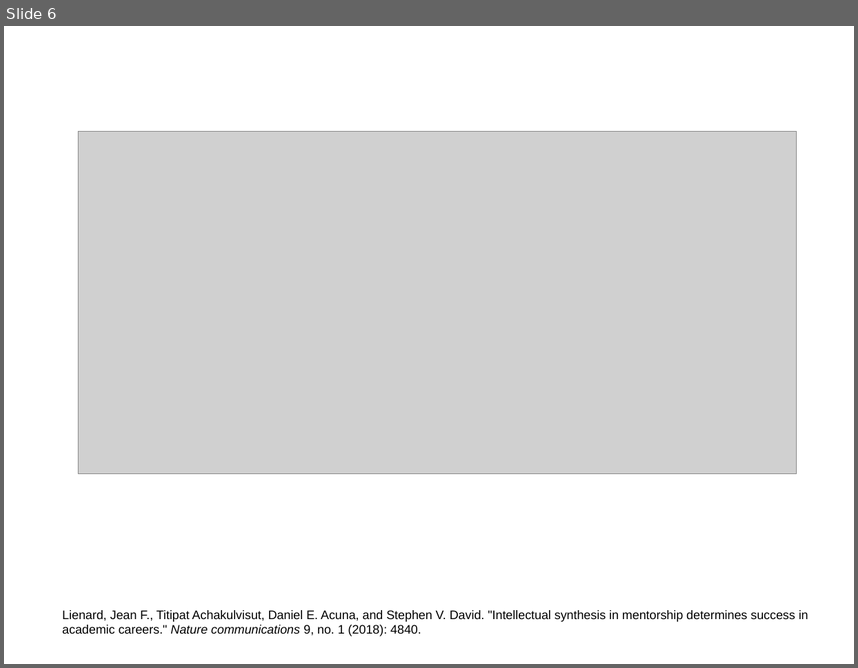
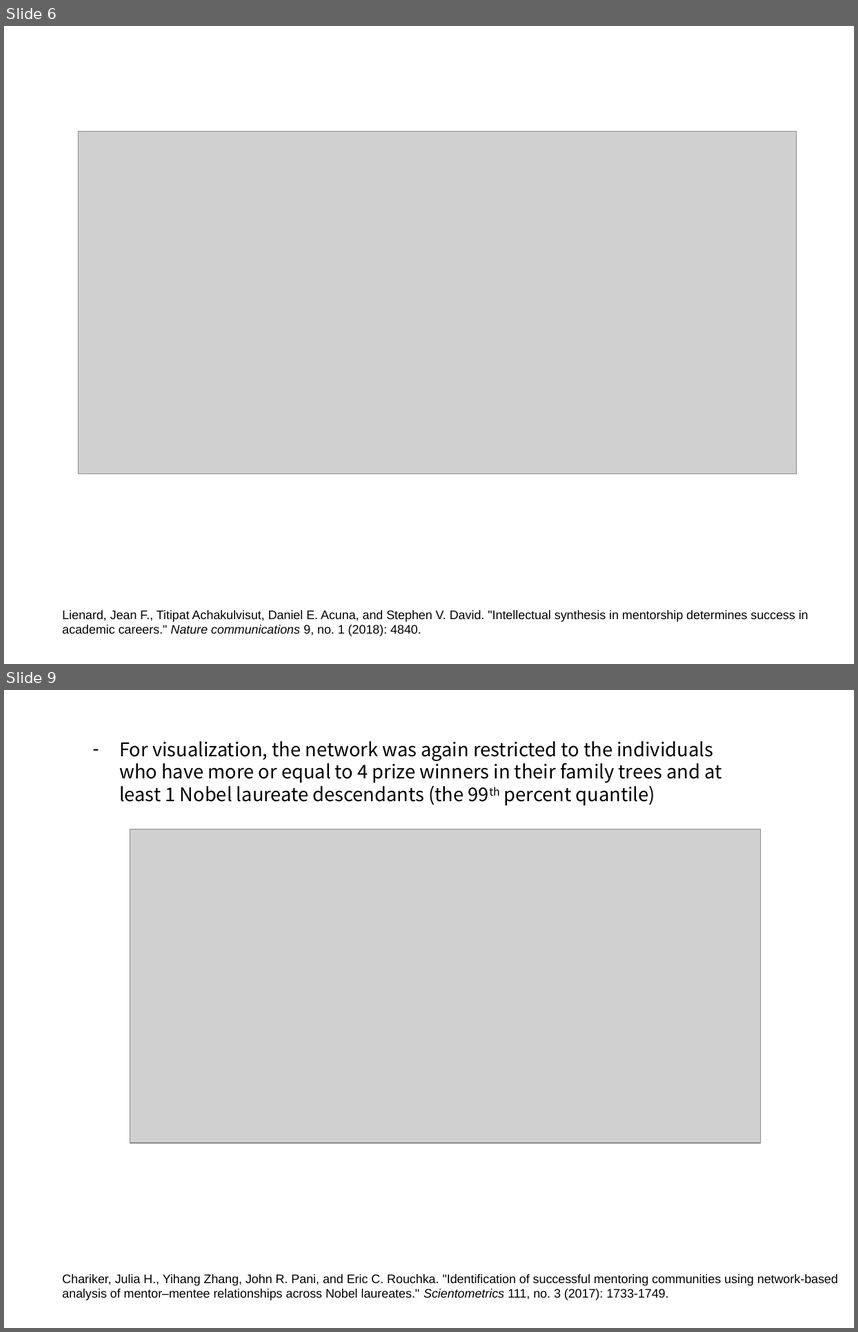
Before and after one commit to Donghyun-Kang-Soc/neurotree_project, a slide deck: NeuroTree_lit_review_Donghyun.pptx. Shown one above the other, each under a label of ours: slide 6 before the commit, slides 6 and 9 after it; the slides between them are not shown. The pictures are 858x668 and 858x1332 pixels, drawn with LibreOffice and Linux fonts; fonts in the diff are those of the drawing; grey boxes stand for pictures. Boxes give left, top, right and bottom in pixels: in the first picture for what was removed or moved away, otherwise in the second. Text is boxed around its words. In the diff, an @@ line names an element or a change of style, - is before the commit and + after.

```diff
--- a/NeuroTree_lit_review_Donghyun.pptx
+++ b/NeuroTree_lit_review_Donghyun.pptx
@@ slide 9 added at (4,690,854,1328), background #FFFFFF @@
@@ text added at (119,741,722,806), 16 pt, text #000000 @@
+– For visualization, the network was again restricted to the individuals who have more or equal to 4 prize winners in their family trees and at least 1 Nobel laureate descendants (the 99th percent quantile)
@@ picture added at (130,829,760,1143) @@
@@ text added at (62,1274,838,1300), 10.5 pt, text #000000 @@
+Chariker, Julia H., Yihang Zhang, John R. Pani, and Eric C. Rouchka. "Identification of successful mentoring communities using network-based analysis of mentor–mentee relationships across Nobel laureates." Scientometrics 111, no. 3 (2017): 1733-1749.
```
Also in this commit, not shown: 2 slides changed, 2 other slides added.
